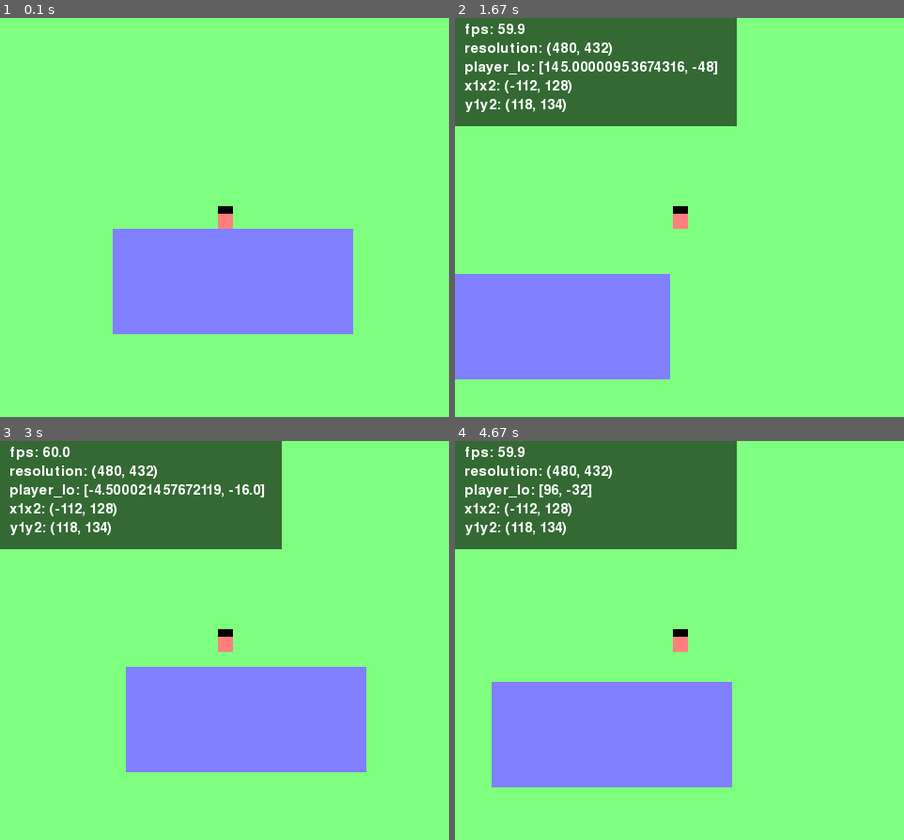
Above: before the commit, frames 1-4 (two rows, left to right).
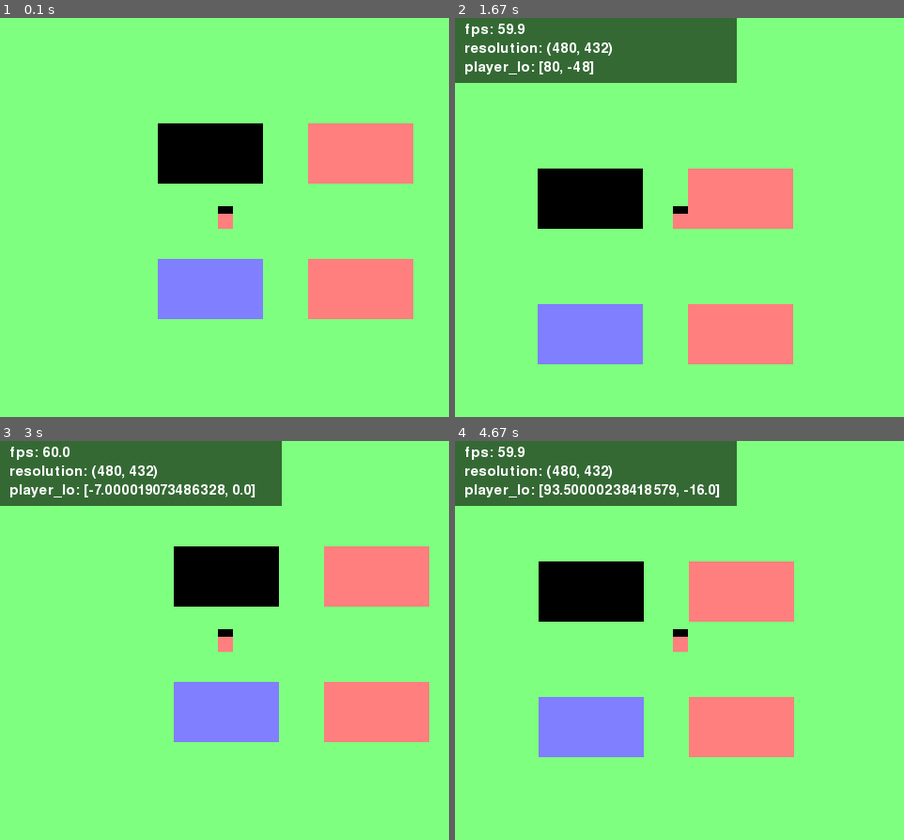
Above: after the commit, the same moments.

Repository: kritserv/rpg-maker-style-top-down-game-template
Game: pygame game, started from main.py
Same seed, same stepped clock (60 frames per second), same inputs: the game is played once before the commit and once after it.
Inputs:
- Up to frame 1 (0.1 s): no input
- Up to frame 2 (1.67 s): hold Right 0.33-0.8 s; hold Up 0.83-1.13 s; hold Right 1.17-1.63 s
- Up to frame 3 (3 s): hold Left 1.67-2.2 s; hold Down 2.23-2.53 s; hold Left 2.57-2.97 s
- Up to frame 4 (4.67 s): hold Up 3-3.37 s; hold Right 3.4-4.03 s; hold Down 4.07-4.43 s; hold Left from 4.47 s (still down)

The runs differ from the first frame. In frame 1, 20% of the frame differs, in the area x 25-93%, y 26-80%; in frame 2, 27%, in the area x 0-76%, y 10-91%; in frame 3, 27%; in frame 4, 27%.

Commit message:
fix move_down_get_obstruct & add more obstacles

Diff:
--- a/main.py
+++ b/main.py
@@ -14,7 +14,6 @@
 from object.map import TopDownMap
 from object.timer import Timer
 from object.blackbar import BlackBar
-from math import ceil
 
 pg.display.set_caption("game_title")
 pg.display.set_icon(pg.image.load("asset/img/icon.png"))
@@ -34,19 +33,25 @@
 	ratio = default_screen_width/default_screen_height
 	new_size = (curr_width, curr_height)
 
+	obstacles = [
+		(pg.Rect(-80, -112, 112, 64), black), (pg.Rect(80, -112, 112, 64), red),
+		(pg.Rect(-80, 32, 112, 64), blue), (pg.Rect(80, 32, 112, 64), red)]
+
 	player = Player(screen, cap_fps)
 
 	player.add_rect(pg.Rect(0, -8, 16, 8), black)
 
 	player.resize(pixel_size)
 
+	player.obstacles = [ob for ob, color in obstacles]
+	player.calculate_obstacles_location()
+
 	top_down_map = TopDownMap(screen)
 
-	#top_down_map.add_rect(pg.Rect(0, 128, 256, 112), blue)
-	#top_down_map.add_rect(pg.Rect(0, 0, 256, 112), blue)
-	top_down_map.add_rect(pg.Rect(-128, 0, 256, 112), blue)
 
 	top_down_map.resize(pixel_size, player)
+
+	top_down_map.rects = [ob for ob in obstacles]
 
 	milli_sec_timer = Timer()
 	milli_sec_timer.start()
@@ -80,9 +85,7 @@
 			if milli_sec_timer.time_now()>0.1:
 				print_list = [curr_fps(),
 				f"resolution: {(curr_width, curr_height)}",
-				f"player_lo: {player.location}",
-				f"x1x2: {player.ob_up_x1, player.ob_up_x2}",
-				f"y1y2: {player.ob_up_y1, player.ob_up_y2}"]
+				f"player_lo: {player.location}"]
 				milli_sec_timer.restart()
 			print_debug(print_list)
 
--- a/object/map.py
+++ b/object/map.py
@@ -6,9 +6,6 @@
 		self.screen = screen
 		self.rects = []
 		self.rect_x, self.rect_y = 0, 0
-
-	def add_rect(self, rect, color):
-		self.rects.append((rect, color))
 
 	def move(self, pixel_size, player):
 
--- a/object/player.py
+++ b/object/player.py
@@ -1,6 +1,5 @@
 import pygame as pg
 from variable.settings import red
-from object.timer import Timer
 from math import floor, ceil
 
 class Player(pg.sprite.Sprite):
@@ -33,27 +32,19 @@
 
 		self.rects = []
 
-		#self.obstructs = [pg.Rect(0, 128, 256, 112)]
-		#self.obstructs = [pg.Rect(0, 0, 256, 112)]
-		self.obstructs = [pg.Rect(-128, 0, 256, 112)]
-
-		self.plus_value = 10
-		self.ob_left_x1 = self.obstructs[0][2] + self.obstructs[0][0] + 16 - self.plus_value
-		self.ob_left_x2 = self.obstructs[0][2] + self.obstructs[0][0] + 32 - self.plus_value
-		self.ob_right_x1 = self.obstructs[0][0] - self.plus_value
-		self.ob_right_x2 = self.obstructs[0][0] + 16 - self.plus_value
-		self.ob_up_x1 = self.obstructs[0][0] + 16
-		self.ob_up_x2 = self.obstructs[0][2] + self.obstructs[0][0]
-		self.ob_down_x1 = self.obstructs[0][0] + 16
-		self.ob_down_x2 = self.obstructs[0][2] + self.obstructs[0][0]
-		self.ob_left_y1 = self.obstructs[0][1] + 16
-		self.ob_left_y2 = self.obstructs[0][3] + self.obstructs[0][1]
-		self.ob_right_y1 = self.obstructs[0][1] + 16
-		self.ob_right_y2 = self.obstructs[0][3] + self.obstructs[0][1]
-		self.ob_up_y1 = self.obstructs[0][3] + 16 - self.plus_value + self.obstructs[0][1]
-		self.ob_up_y2 = self.obstructs[0][3] + 32 - self.plus_value + self.obstructs[0][1]
-		self.ob_down_y1 = self.obstructs[0][1] - self.plus_value
-		self.ob_down_y2 = self.obstructs[0][1]
+		self.obstacles = []
+
+	def calculate_obstacles_location(self):
+		plus_value = 10
+		self.calculated_obstacles = []
+		for ob in self.obstacles:
+			ob_values = {
+				'left': [ob[2] + ob[0] + 16 - plus_value, ob[2] + ob[0] + 32 - plus_value, ob[1] + 16, ob[3] + ob[1]],
+				'right': [ob[0] - plus_value, ob[0] + 16 - plus_value, ob[1] + 16, ob[3] + ob[1]],
+				'up': [ob[0] + 16, ob[2] + ob[0], ob[3] + 16 - plus_value + ob[1], ob[3] + 32 - plus_value + ob[1]],
+				'down': [ob[0] + 16, ob[2] + ob[0], ob[1] - plus_value, ob[1] + 16]
+			}
+			self.calculated_obstacles.append(ob_values)
 
 	def add_rect(self, rect, color):
 		self.rects.append((rect, color))
@@ -64,30 +55,30 @@
 										  rect.width * pixel_size,
 										  rect.height * pixel_size), color) for rect, color in self.rects]
 
-
 	def move_left_get_obstruct(self):
-		if (self.ob_left_x1 <= self.location[0] <= self.ob_left_x2) and (self.ob_left_y1 <= self.location[1] <= self.ob_left_y2):
-			return True
-		else:
-			return False
+		for ob in self.calculated_obstacles:
+			if (ob['left'][0] <= self.location[0] <= ob['left'][1]) and (ob['left'][2] <= self.location[1] <= ob['left'][3]):
+				return True
+		return False
+
 
 	def move_right_get_obstruct(self):
-		if (self.ob_right_x1 <= self.location[0] <= self.ob_right_x2) and (self.ob_right_y1 <= self.location[1] <= self.ob_right_y2):
-			return True
-		else:
-			return False
+		for ob in self.calculated_obstacles:
+			if (ob['right'][0] <= self.location[0] <= ob['right'][1]) and (ob['right'][2] <= self.location[1] <= ob['right'][3]):
+				return True
+		return False
 
 	def move_up_get_obstruct(self):
-		if (self.ob_up_x1 <= self.location[0] <= self.ob_up_x2) and (self.ob_up_y1 <= self.location[1] <= self.ob_up_y2):
-			return True
-		else:
-			return False
+		for ob in self.calculated_obstacles:
+			if (ob['up'][0] <= self.location[0] <= ob['up'][1]) and (ob['up'][2] <= self.location[1] <= ob['up'][3]):
+				return True
+		return False
 
 	def move_down_get_obstruct(self):
-		if (self.ob_down_x1 <= self.location[0] <= self.ob_down_x2) and (self.ob_down_y1 <= self.location[1] <= self.ob_down_y2):
-			return True
-		else:
-			return False
+		for ob in self.calculated_obstacles:
+			if (ob['down'][0] <= self.location[0] <= ob['down'][1]) and (ob['down'][2] <= self.location[1] <= ob['down'][3]):
+				return True
+		return False
 
 	def calculate_movement(self, key):
 		dx, dy = 0, 0
